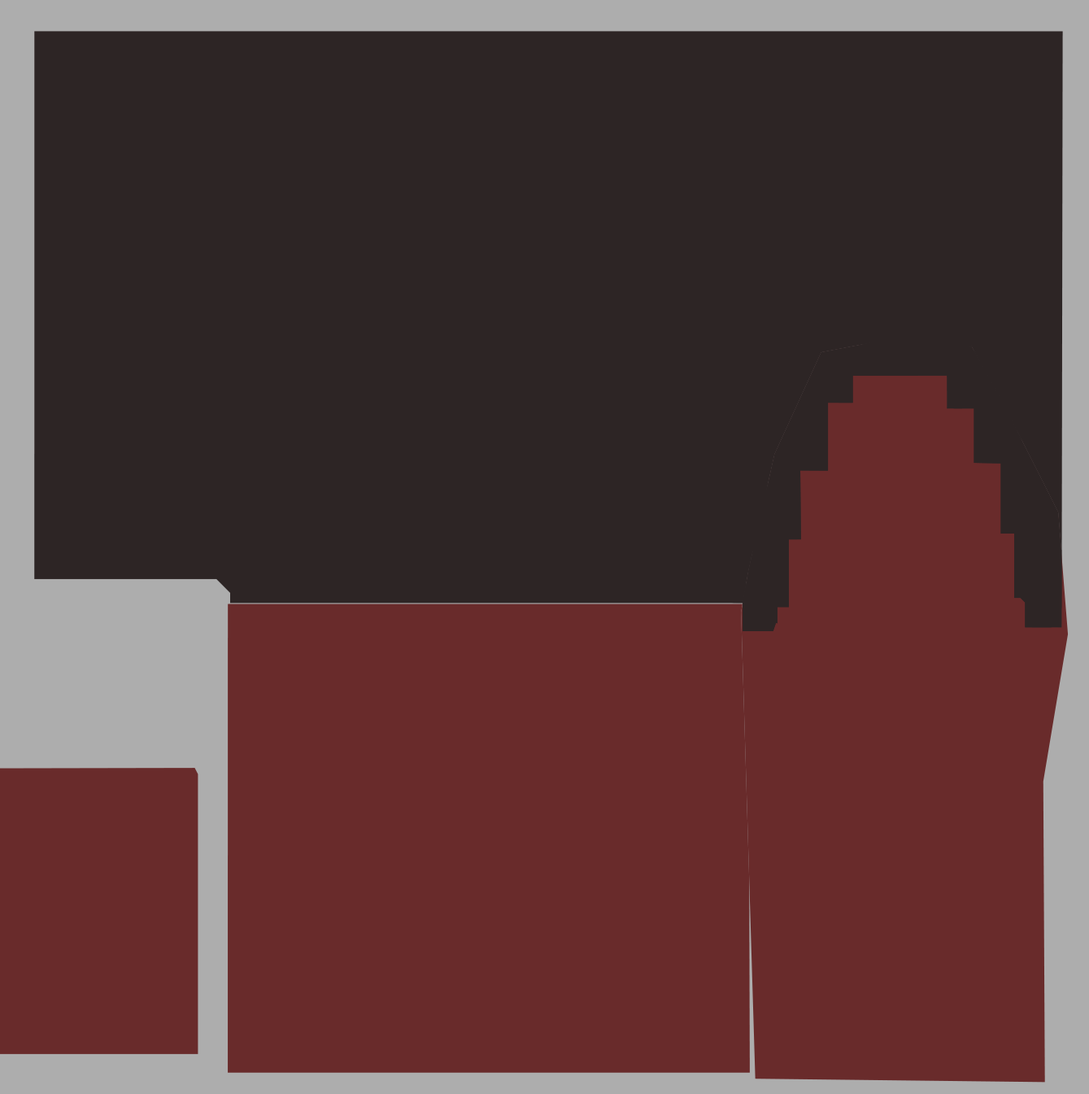
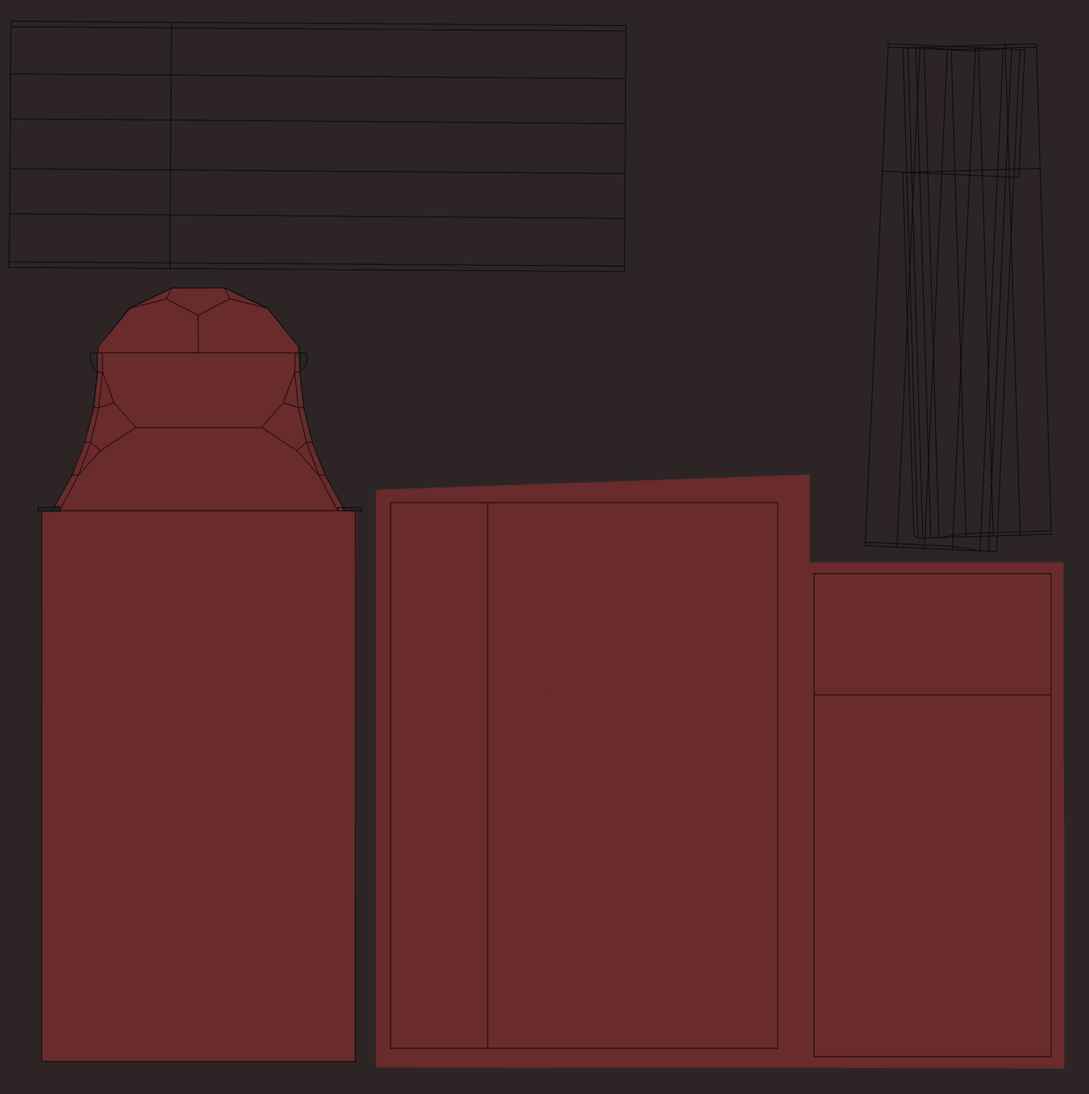
The second 1089 x 1094 image is a revision of the first. Changes to its layers:
added layer "huis 3" above "Layer 4" over box(8, 20, 1052, 1063)
added layer "Layer 4" above "huis 2" over box(0, 0, 1089, 1094)
moved "Layer 2" into group "huis 1" over box(0, 30, 1069, 1083)
